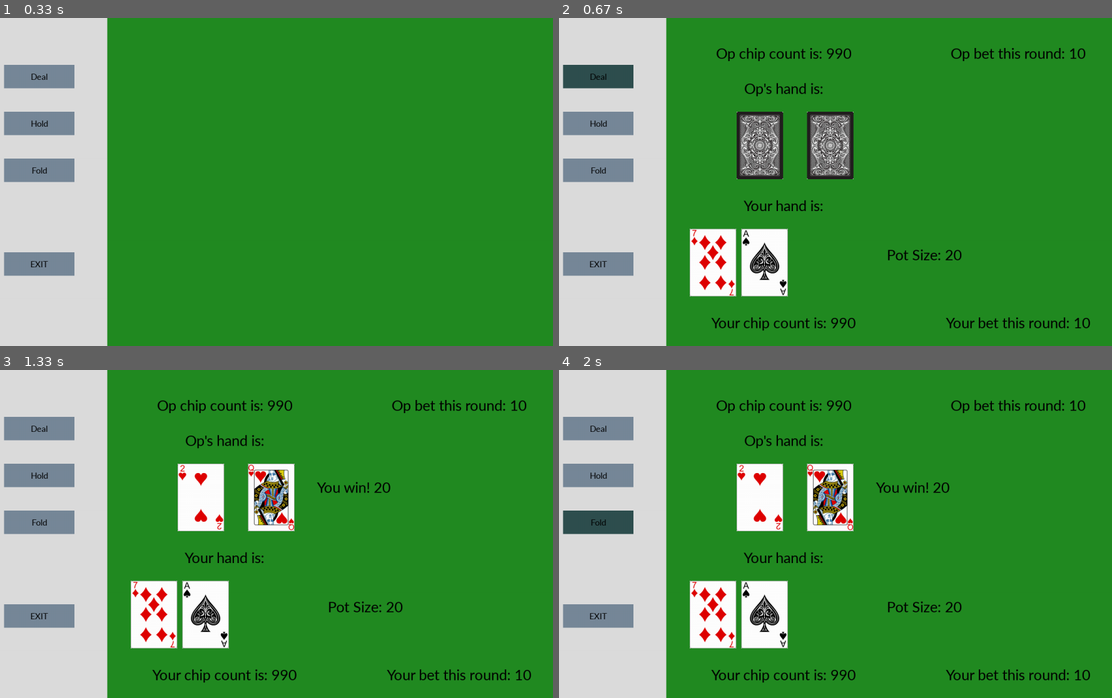
Above: before the commit, frames 1-4 (two rows, left to right).
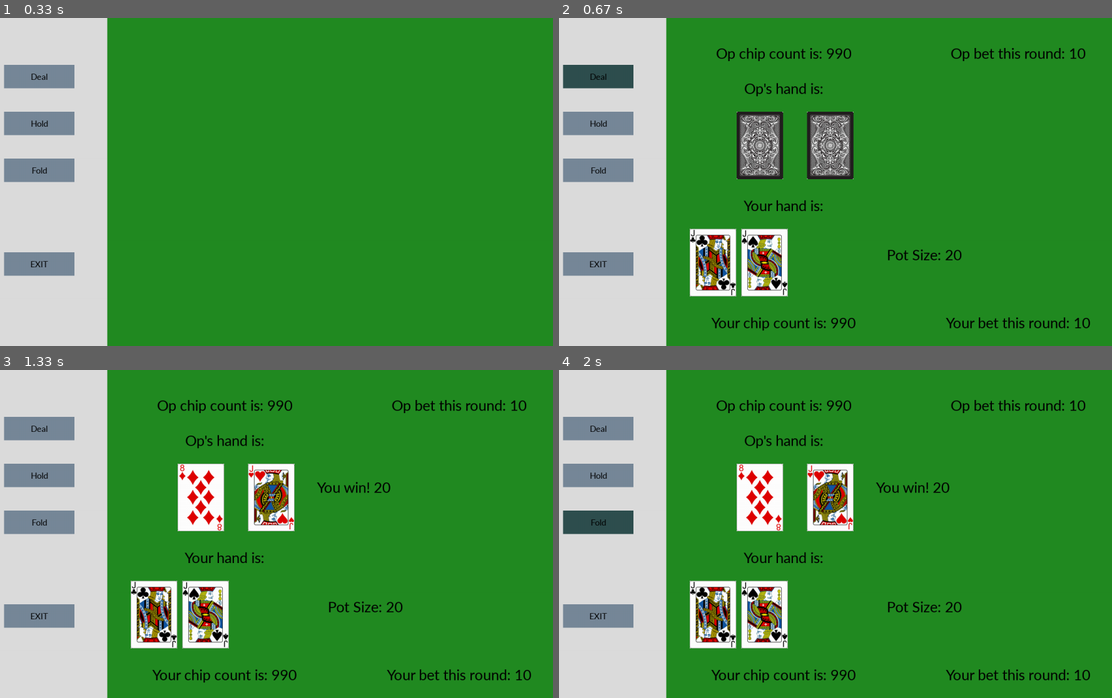
Above: after the commit, the same moments.

Repository: xpoes123/guts
Game: pygame game, started from guts_pygame.py
Two runs of this game, one before a commit and one after it. Both use one fixed random seed, a clock stepped at 60 frames per second and the inputs below.
Inputs (mouse positions are in pixels of both pictures, inside the frame that each line leads up to):
- Up to frame 1 (0.33 s): no input
- Up to frame 2 (0.67 s): click "Deal" at 0.38 s
- Up to frame 3 (1.33 s): click "Hold" at 0.72 s; click (99, 484) at 1.05 s
- Up to frame 4 (2 s): click (630, 524) at 1.88 s

Frame 1 is identical in both runs. In frame 2, 2.0% of the frame differs, in the area x 23-42%, y 64-85%; in frame 3, 3.3%, in the area x 23-54%, y 28-85%; in frame 4, 3.3%.

Commit message:
Update guts_deck.py

Diff:
--- a/guts_deck.py
+++ b/guts_deck.py
@@ -1,3 +1,5 @@
+# This program deals primarily with the deck itself and computing which hand is better
+
 import random
 from constants import *
 
@@ -6,15 +8,17 @@
         self.cards = []
         self.build()
 
+    # Generates the deck that we are working with
     def build(self):
         for value in RANKS:
             for suit in SUITS:
                 self.cards.append((value, suit))
 
+    #Shuffles the deck lol
     def shuffle(self):
-        self.build()
         random.shuffle(self.cards)
 
+    # Deals out a singular card
     def deal(self):
         if len(self.cards) > 1:
             return self.cards.pop()
@@ -24,9 +28,11 @@
         self.cards = []
         self.card_img = []
 
+    # Adds a card to our cards array so our hand is defined
     def add_card(self, card):
         self.cards.append(card)
 
+    # Returns the names of the card so it can be used to display in pygame
     def display_cards(self):
         for card in self.cards:
             cards = "".join((card[0], card[1]))
@@ -36,21 +42,22 @@
     # compares two hands between self and hand2
     # Returns 1 if self wins and -1 if opponent wins and 0 if it is a tie
     def comp_hand(self, hand2):
-        print(self.cards[0], self.cards[1])
-        print(hand2.cards[0], hand2.cards[1])
-
         # Checks if the hands are paired or not
         selfPair = False
         if self.cards[0][0] == self.cards[1][0]:
             selfPair = True
+
         opPair = False
         if hand2.cards[0][0] == hand2.cards[1][0]:
             opPair = True
+
+        # Checks if one hand is better based on if a hand is paired or not
         if opPair and not selfPair:
             return -1
         elif selfPair and not opPair:
             return 1
         elif opPair and selfPair:
+            # Checks the hierchy of cards given that they are paired
             if RANKS.index(self.cards[0][0]) > RANKS.index(hand2.cards[0][0]):
                 return 1
             elif RANKS.index(self.cards[0][0]) == RANKS.index(hand2.cards[0][0]):
@@ -63,6 +70,7 @@
             selfMin = min(RANKS.index(self.cards[0][0]), RANKS.index(self.cards[1][0]))
             opMax =  max(RANKS.index(hand2.cards[0][0]), RANKS.index(hand2.cards[1][0]))
             opMin =  min(RANKS.index(hand2.cards[0][0]), RANKS.index(hand2.cards[1][0]))
+
             if(selfMax > opMax):
                 return 1
             elif(selfMax < opMax):
